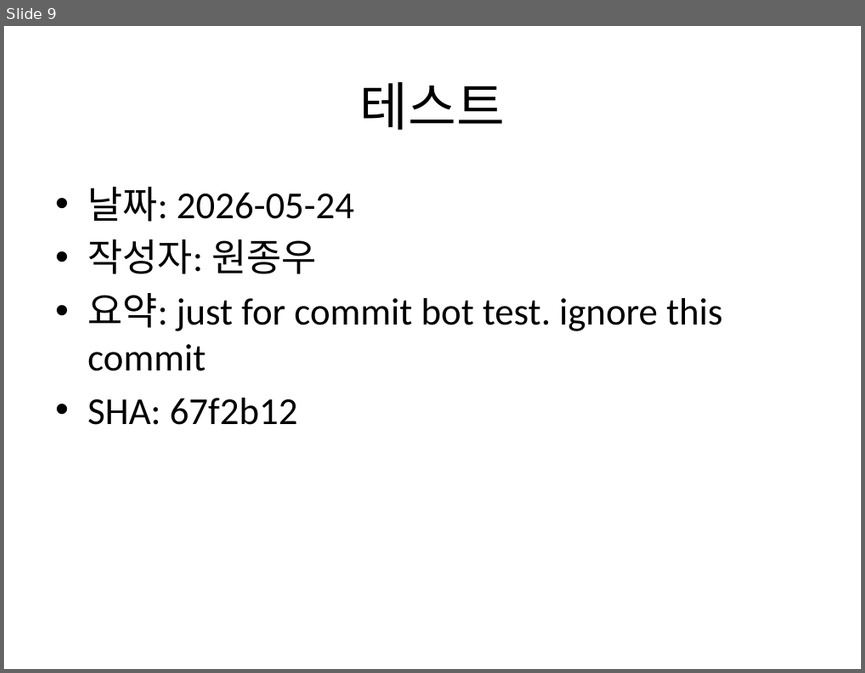
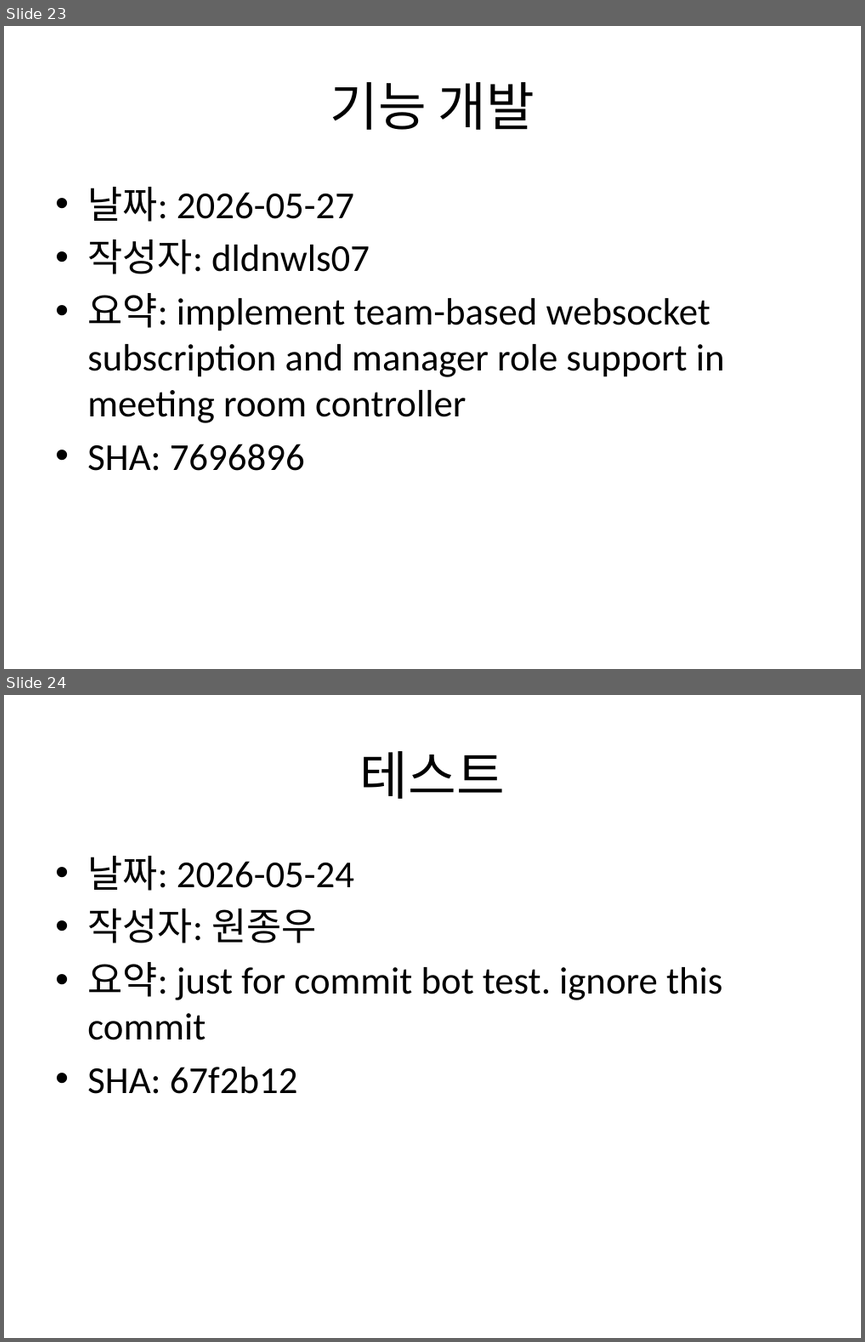
Before and after one commit to Jongwoo0101/worksight-commit-bot, a slide deck: data/commit_report.pptx. Shown one above the other, each under a label of ours: slide 9 before the commit, slides 23 and 24 after it. The pictures are 865x673 and 865x1342 pixels, drawn with LibreOffice and Linux fonts; fonts in the diff are those of the drawing. Boxes give left, top, right and bottom in pixels: in the first picture for what was removed or moved away, otherwise in the second. Text is boxed around its words. In the diff, an @@ line names an element or a change of style, - is before the commit and + after.

```diff
--- a/data/commit_report.pptx
+++ b/data/commit_report.pptx
@@ slide 23 added at (4,26,861,669), background #FFFFFF @@
@@ title added at (330,82,534,130), 44 pt, text #000000 @@
+기능 개발
@@ text added at (87,187,725,471), 32 pt, text #000000 @@
+• 날짜: 2026-05-27
+• 작성자: dldnwls07
+• 요약: implement team-based websocket subscription and manager role support in meeting room controller
+• SHA: 7696896
@@ what was slide 9 is now slide 24 @@
```
Also in this commit, not shown: 2 slides changed, 16 other slides added, 2 other files.
